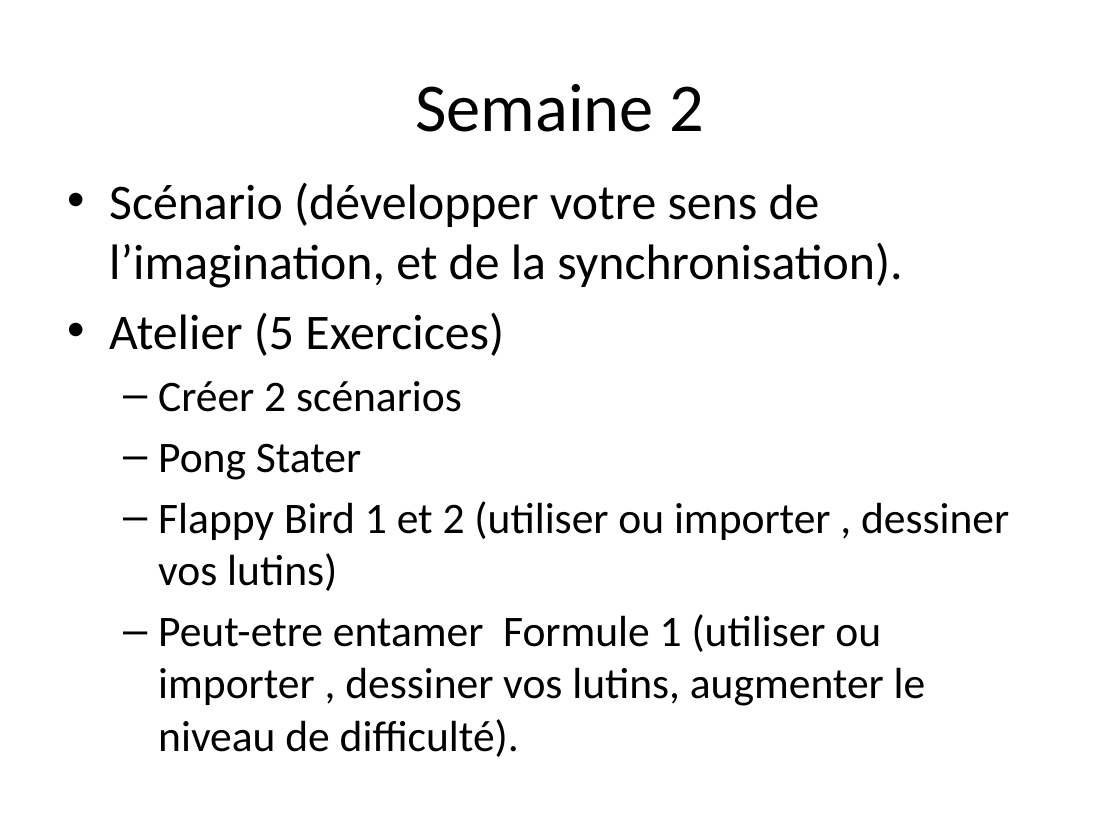
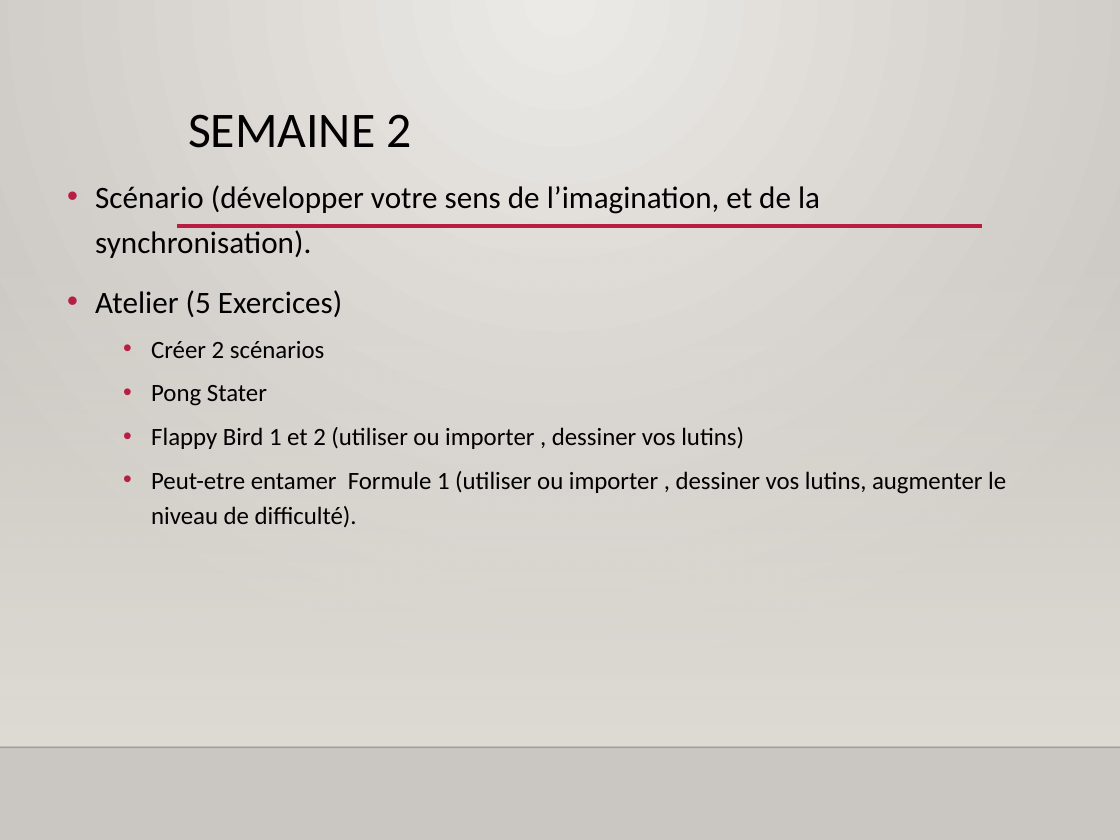
Before and after one commit to joel3500/vitrine, a slide deck: slide 2 of Realisation/Tutoriel Scratch/Programmer avec Scratch_2.pptx. Drawn at 1120x840 pixels with LibreOffice and Linux fonts; fonts in the diff are those of the drawing; background and template pictures are left out. Boxes give left, top, right and bottom in pixels: in the first picture for what was removed or moved away, otherwise in the second. Text is boxed around its words. In the diff, an @@ line names an element or a change of style, - is before the commit and + after.

```diff
--- a/Realisation/Tutoriel Scratch/Programmer avec Scratch_2.pptx
+++ b/Realisation/Tutoriel Scratch/Programmer avec Scratch_2.pptx
@@ background #FFFFFF to gradient #ECEAE7 to #CAC7C1 @@
@@ title "SEMAINE 2" at (188,114,412,148): vertical alignment middle to top @@
@@ title at (188,114,412,148): text changed; size 44 to 32 pt @@
-Semaine 2
+SEMAINE 2
@@ text "Scénario (développer votre sens de ..." at (95,185,1006,527): size 32 to 20 pt in "Scénario (développer votre sens de l’imagination, et ...", "Atelier (5 Exercices)"; size 28 to 16 pt in "Créer 2 scénarios", "Pong Stater", "Flappy Bird 1 et 2 (utiliser ou ...", "Peut-etre entamer Formule 1 (utiliser ou importer ..."; indent changed; line spacing 1 to 1.2; more space between paragraphs; bullet – to • @@
@@ line added from (177, 226) to (982, 226), #B71E42 2.5 pt @@
@@ rectangle added at (0,246,1120,746), fill gradient #DFDBD5 @@
@@ line added from (0, 747) to (1120, 747), #000001 1 pt @@
```
Also in this commit, not shown: 7 other slides changed, 12 other files.
